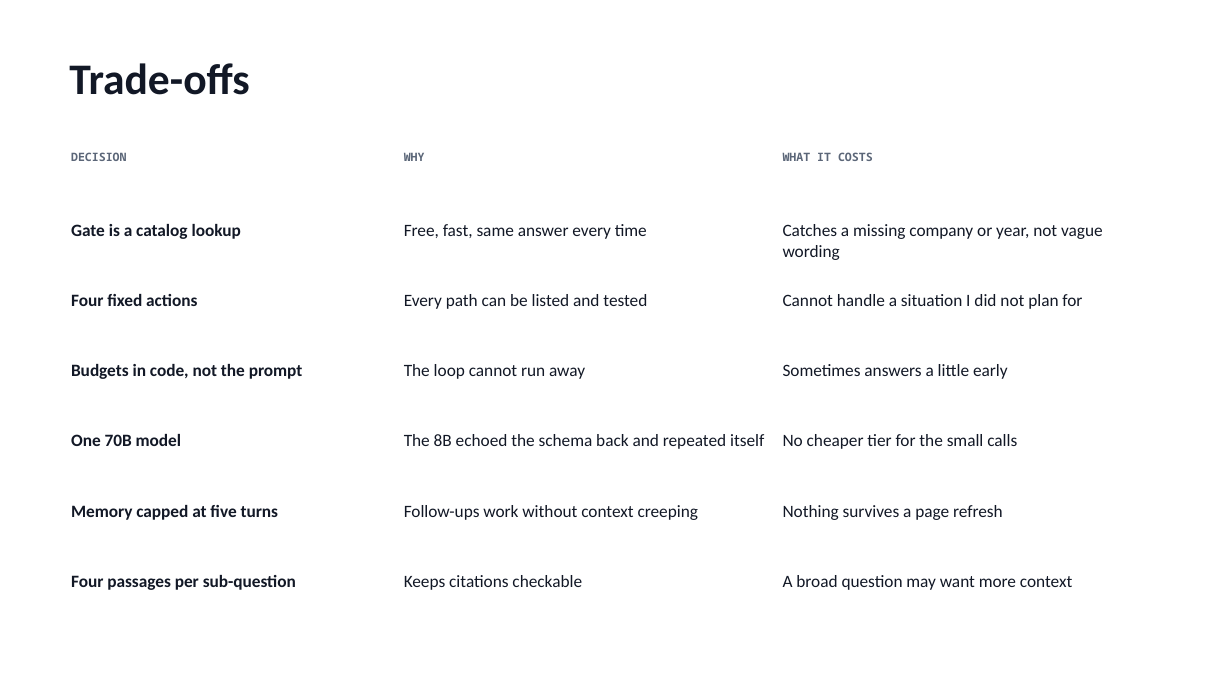
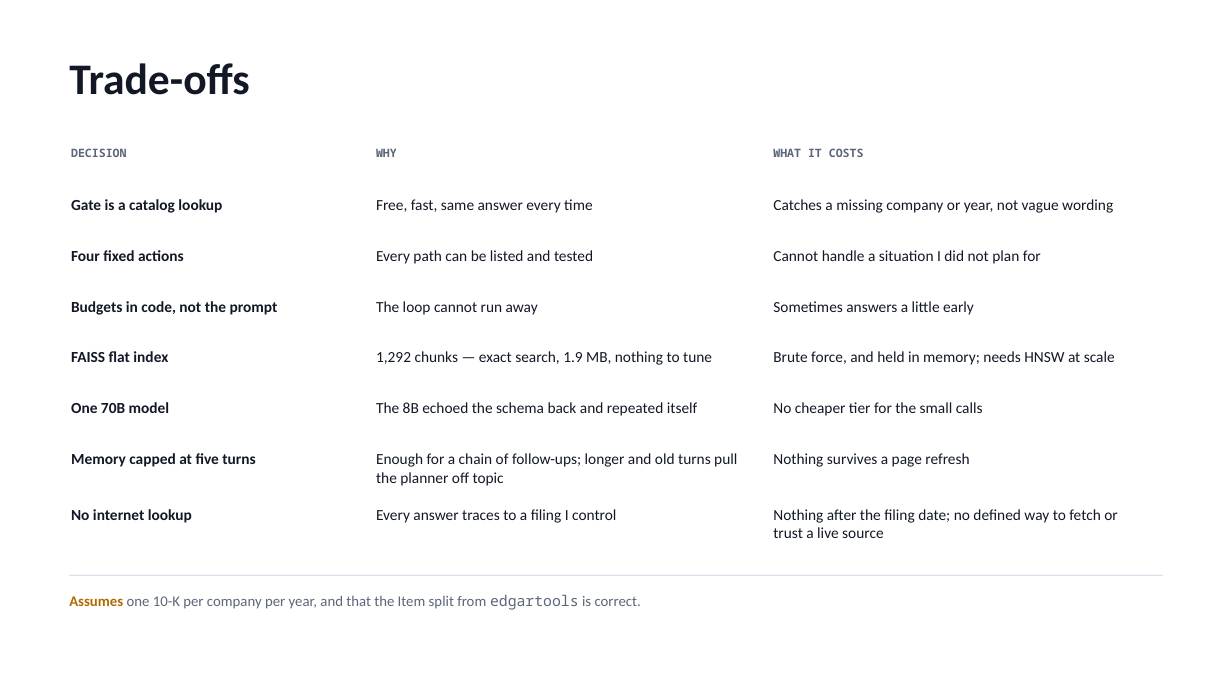
Before and after one commit to vendroid7/agentic-rag, a slide deck: slide 13 of Agentic_RAG_Presentation.pptx. Drawn at 1232x693 pixels with LibreOffice and Linux fonts; fonts in the diff are those of the drawing. Boxes give left, top, right and bottom in pixels: in the first picture for what was removed or moved away, otherwise in the second. Text is boxed around its words. In the diff, an @@ line names an element or a change of style, - is before the commit and + after.

Commit message:
Rework the closing slides: FAISS and memory trade-offs, and an improvements slide

```diff
--- a/Agentic_RAG_Presentation.pptx
+++ b/Agentic_RAG_Presentation.pptx
@@ table at (69,139,1160,555) @@
+row 5: FAISS flat index | 1,292 chunks — exact search, 1.9 MB, nothing to tune | Brute force, and held in memory; needs HNSW at scale
-row 7, column 2: Follow-ups work without context creeping
+row 7, column 2: Enough for a chain of follow-ups; longer and old turns pull the planner off topic
-row 7: Four passages per sub-question | Keeps citations checkable | A broad question may want more context
+row 8: No internet lookup | Every answer traces to a filing I control | Nothing after the filing date; no defined way to fetch or trust a live source
@@ table: place and size @@
-table at (69,143,1160,635)
+table at (69,139,1160,555)
@@ rectangle added at (69,575,1163,576), fill #DBE2ED @@
@@ text added at (69,595,641,610), 11.5 pt, text #5B6678 @@
+Assumes one 10-K per company per year, and that the Item split from edgartools is correct.
```
Also in this commit, not shown: 1 slide added, 1 slide removed.
